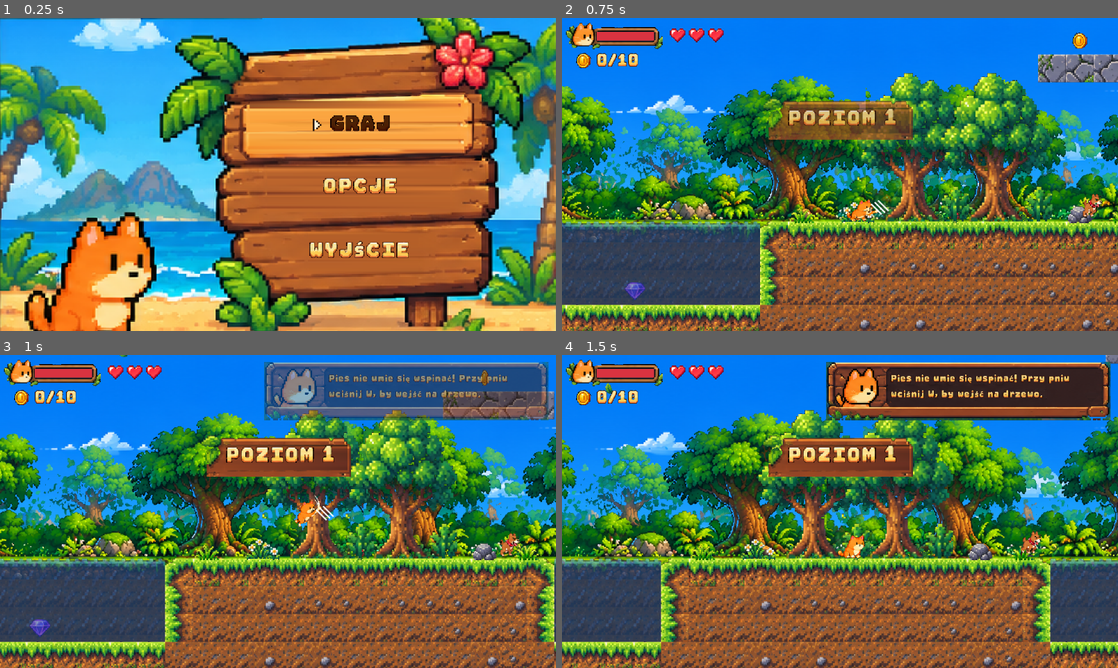
Above: before the commit, frames 1-4 (two rows, left to right).
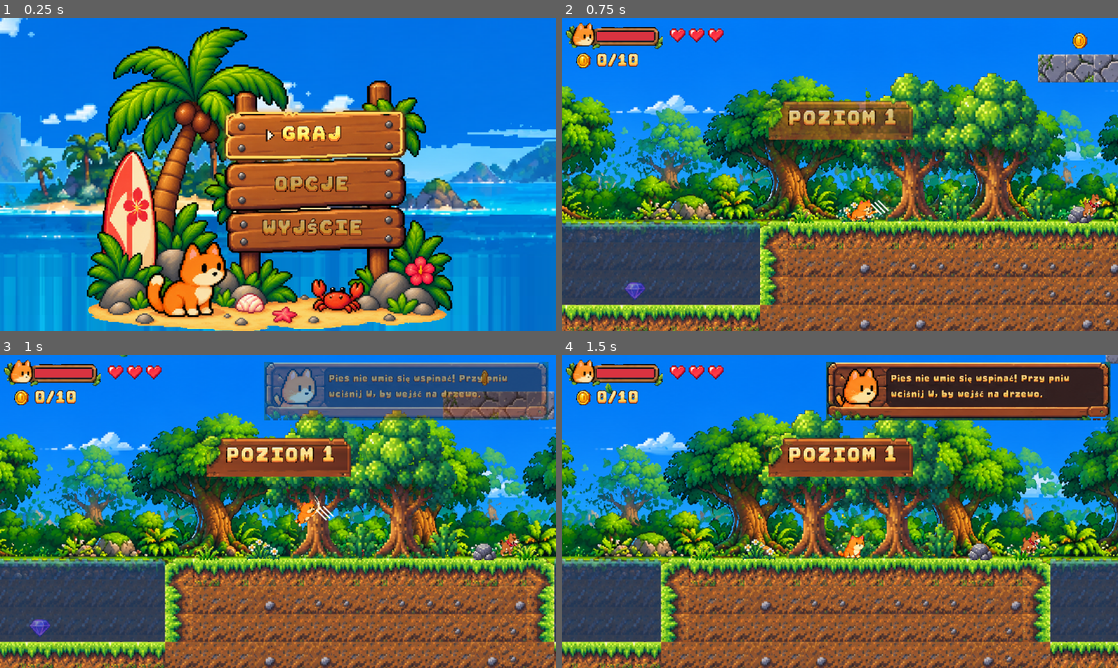
Above: after the commit, the same moments.

Repository: leksa-dev/cat-platformer
Game: Godot game, scene res://scenes/ui/main_menu.tscn
The game is run twice, just before and just after one commit, with the same random seed, the same clock (stepped at 60 frames per second) and the same inputs.
Inputs (mouse positions are in pixels of both pictures, inside the frame that each line leads up to):
- Up to frame 1 (0.25 s): no input
- Up to frame 2 (0.75 s): tap Enter (ui_accept) at 0.5 s; move the mouse to (962, 158) at 0.52 s; hold D (right) from 0.53 s (still down); hold J (attack) from 0.53 s (still down); click (962, 158) at 0.67 s
- Up to frame 3 (1 s): keep holding D (right); keep holding J (attack); tap Space (jump) at 0.77 s
- Up to frame 4 (1.5 s): release D (right) at 1.25 s; release J (attack) at 1.25 s; drag from (728, 527) to (840, 486) at 1.27 s

The runs differ from the first frame. In frame 1, 94% of the frame differs, in the area x 0-100%, y 0-100%; in frame 2, nothing differs; in frame 3, nothing differs; in frame 4, nothing differs.

Commit message:
Title screen from title_screen.png: signpost scene over the level 2 sky and islands, glowing outline around the chosen plank pair
Co-Authored-By: Claude Opus 5.5 <noreply@anthropic.com>
Claude-Session: https://claude.ai/code/session_011nTXPMpz8sabEPGxZfve52

Diff:
--- a/scenes/ui/main_menu.gd
+++ b/scenes/ui/main_menu.gd
@@ -45,11 +45,13 @@
 			items.append(labels[i])
 
 
-func _on_select(index: int) -> void:
-	# the orange plank follows the selection; golden text is unreadable on it, use dark wood colour there
-	$Plank.position.y = items[index].position.y - 9
+const PLANK_Y := [50.7, 79.7, 106.3]  # the glow ring's top for each plank pair of the signpost (title_screen.png)
+
+
+func _on_select(index: int) -> void:  # the glow ring moves around the chosen pair of planks
+	$Plank.position.y = PLANK_Y[index]
 	for i in items.size():
-		items[i].modulate = Color(0.3, 0.15, 0.04) if i == index else Color.WHITE
+		items[i].modulate = Color(1.15, 1.1, 0.9) if i == index else Color(0.8, 0.72, 0.6)
 
 
 func _process(delta: float) -> void:
--- a/scenes/ui/main_menu.tscn
+++ b/scenes/ui/main_menu.tscn
@@ -20,31 +20,31 @@
 
 [node name="Plank" type="TextureRect" parent="."]
 expand_mode = 1
-offset_left = 129.0
-offset_top = 44.0
-offset_right = 277.0
-offset_bottom = 82.0
+offset_left = 127.0
+offset_top = 50.7
+offset_right = 234.7
+offset_bottom = 83.4
 texture = ExtResource("4_plank")
 
 [node name="Item0" type="Label" parent="."]
-offset_left = 148
-offset_top = 53
-offset_right = 268
-offset_bottom = 69
+offset_left = 134
+offset_top = 59
+offset_right = 227
+offset_bottom = 75
 horizontal_alignment = 1
 
 [node name="Item1" type="Label" parent="."]
-offset_left = 148
-offset_top = 89
-offset_right = 268
-offset_bottom = 105
+offset_left = 135
+offset_top = 88
+offset_right = 226
+offset_bottom = 104
 horizontal_alignment = 1
 
 [node name="Item2" type="Label" parent="."]
-offset_left = 148
-offset_top = 126
-offset_right = 268
-offset_bottom = 142
+offset_left = 136
+offset_top = 113
+offset_right = 226
+offset_bottom = 129
 horizontal_alignment = 1
 
 [node name="Arrow" type="TextureRect" parent="."]
--- a/scenes/ui/victory.tscn
+++ b/scenes/ui/victory.tscn
@@ -19,32 +19,32 @@
 
 [node name="Plank" type="TextureRect" parent="."]
 expand_mode = 1
-offset_left = 129.0
-offset_top = 44.0
-offset_right = 277.0
-offset_bottom = 82.0
+offset_left = 127.0
+offset_top = 50.7
+offset_right = 234.7
+offset_bottom = 83.4
 texture = ExtResource("4_plank")
 
 [node name="Item0" type="Label" parent="."]
-modulate = Color(0.3, 0.15, 0.04, 1)
-offset_left = 148
-offset_top = 53
-offset_right = 268
-offset_bottom = 69
+modulate = Color(1.15, 1.1, 0.9, 1)
+offset_left = 134
+offset_top = 59
+offset_right = 227
+offset_bottom = 75
 horizontal_alignment = 1
 
 [node name="Item1" type="Label" parent="."]
-offset_left = 148
-offset_top = 89
-offset_right = 268
-offset_bottom = 105
+offset_left = 135
+offset_top = 88
+offset_right = 226
+offset_bottom = 104
 horizontal_alignment = 1
 
 [node name="Item2" type="Label" parent="."]
-offset_left = 148
-offset_top = 126
-offset_right = 268
-offset_bottom = 142
+offset_left = 136
+offset_top = 113
+offset_right = 226
+offset_bottom = 129
 horizontal_alignment = 1
 
 [node name="Lives" type="Label" parent="."]
Binary file changed: assets/game/ui/menu_bg.png
Binary file changed: assets/game/ui/menu_plank_hi.png
Binary file added: assets/title_screen.png
Not shown, added: assets/title_screen.png.import
